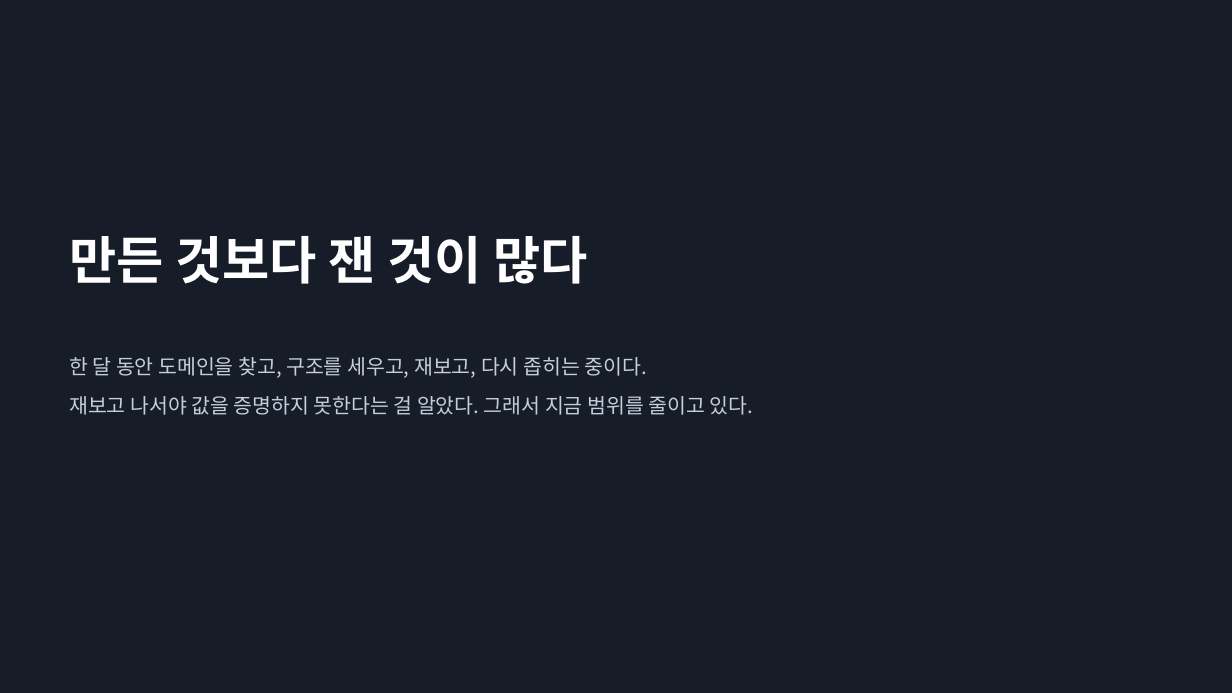
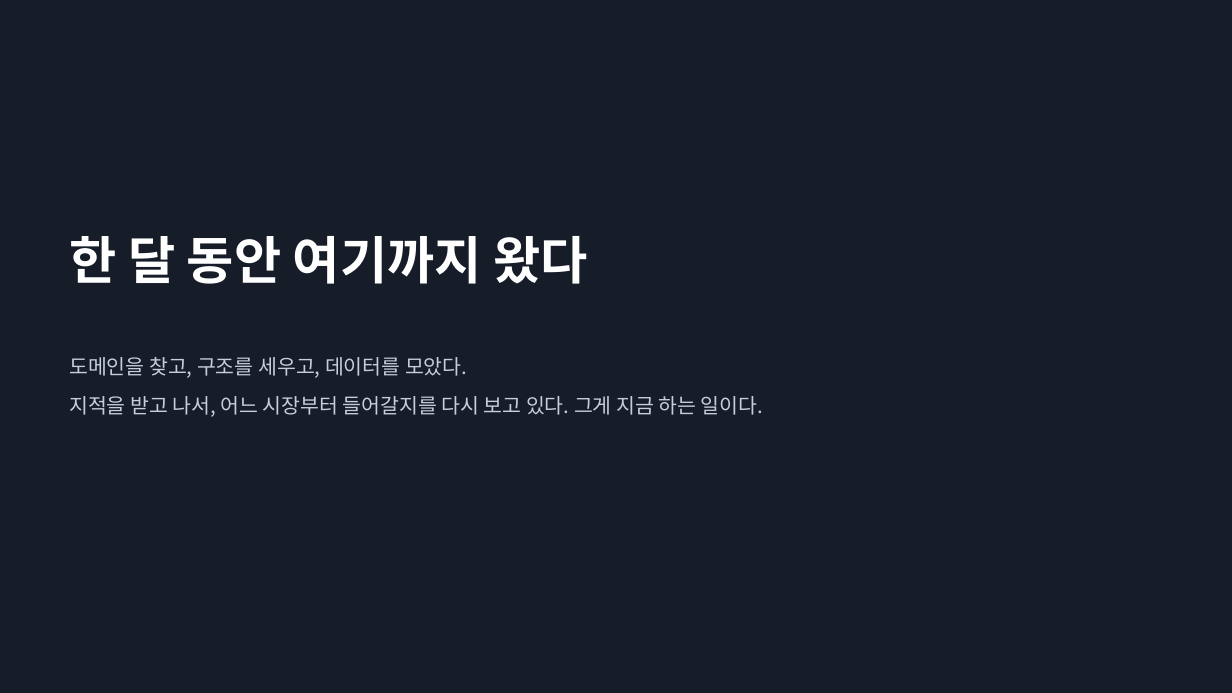
Before and after one commit to roroblack/A-COP, a slide deck: slide 11 of program/산출물양식/[발표] A-COP_진행경과_2026-09-04.pptx (slide 10 before the commit). Drawn at 1232x693 pixels with LibreOffice and Linux fonts; fonts in the diff are those of the drawing. Boxes give left, top, right and bottom in pixels: in the first picture for what was removed or moved away, otherwise in the second. Text is boxed around its words. In the diff, an @@ line names an element or a change of style, - is before the commit and + after.

```diff
--- a/program/산출물양식/[발표] A-COP_진행경과_2026-09-04.pptx
+++ b/program/산출물양식/[발표] A-COP_진행경과_2026-09-04.pptx
@@ text at <box>69,236,587,284</box>: text changed @@
-만든 것보다 잰 것이 많다
+한 달 동안 여기까지 왔다
@@ text at <box>69,357,763,417</box>: text changed @@
-한 달 동안 도메인을 찾고, 구조를 세우고, 재보고, 다시 좁히는 중이다.
-재보고 나서야 값을 증명하지 못한다는 걸 알았다. 그래서 지금 범위를 줄이고 있다.
+도메인을 찾고, 구조를 세우고, 데이터를 모았다.
+지적을 받고 나서, 어느 시장부터 들어갈지를 다시 보고 있다. 그게 지금 하는 일이다.
```
Also in this commit, not shown: 3 other slides changed, 2 slides added, 1 slide removed, 4 other files.
